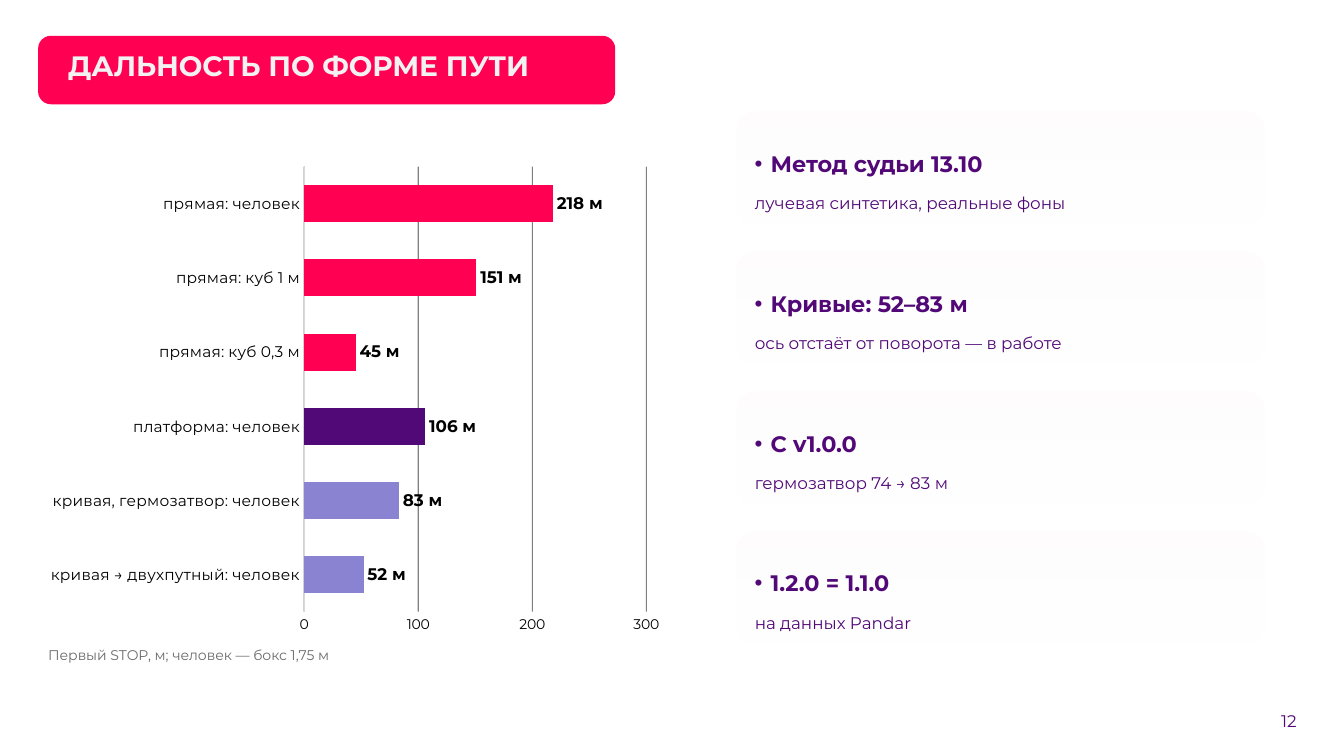
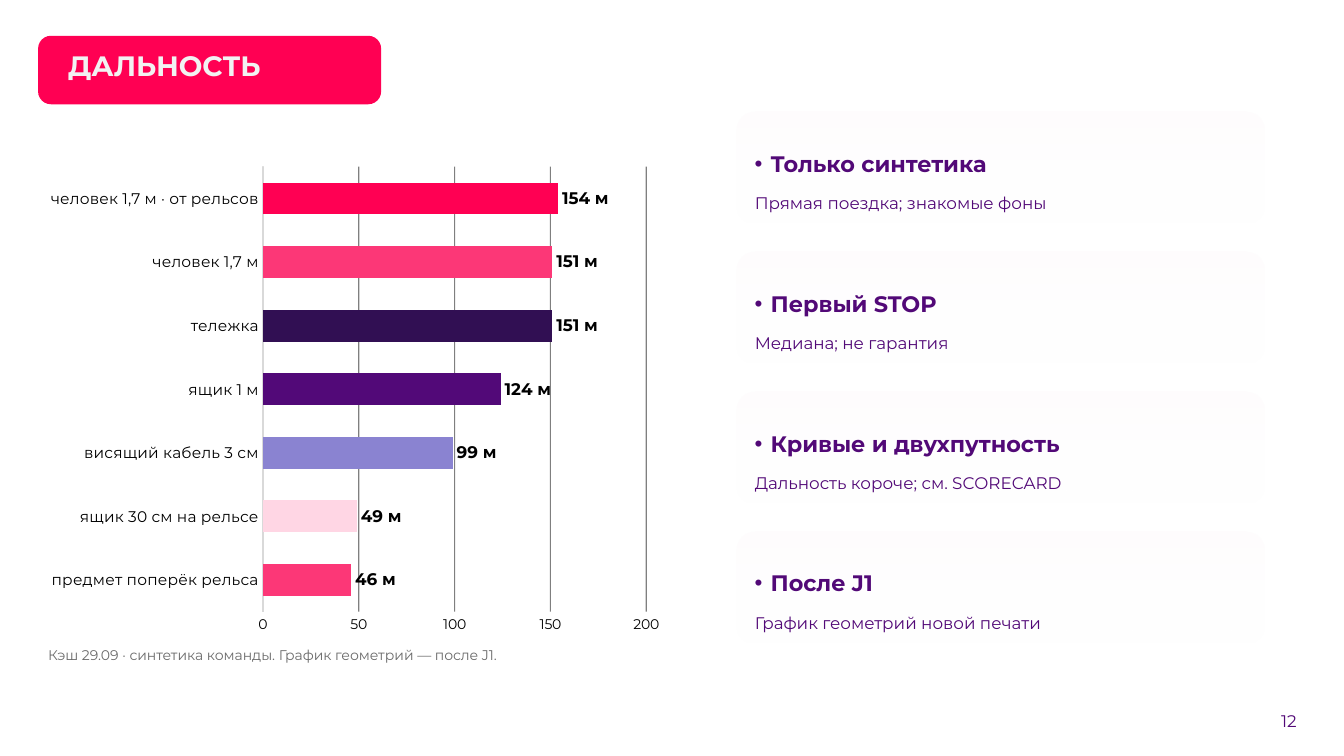
Before and after one commit to pmixay/ReSense, a slide deck: slide 12 of docs/presentation/ReSense_LCT2026.pptx. Drawn at 1344x756 pixels with LibreOffice and Linux fonts; fonts in the diff are those of the drawing; background and template pictures are left out. Boxes give left, top, right and bottom in pixels: in the first picture for what was removed or moved away, otherwise in the second. Text is boxed around its words. In the diff, an @@ line names an element or a change of style, - is before the commit and + after.

```diff
--- a/docs/presentation/ReSense_LCT2026.pptx
+++ b/docs/presentation/ReSense_LCT2026.pptx
@@ rounded rectangle: place and size @@
-rounded rectangle at (38, 35, 616, 104)
+rounded rectangle at (38, 35, 381, 104)
@@ title at (68, 56, 260, 80): text changed @@
-ДАЛЬНОСТЬ ПО ФОРМЕ ПУТИ
+ДАЛЬНОСТЬ
@@ bar chart at (38, 157, 673, 642) @@
-categories: кривая → двухпутный: человек, кривая, гермозатвор: человек, платформа: человек, прямая: куб 0,3 м, прямая: куб 1 м, прямая: человек
+categories: предмет поперёк рельса, ящик 30 см на рельсе, висящий кабель 3 см, ящик 1 м, тележка, человек 1,7 м, человек 1,7 м · от рельсов
-Series 1: 52, 83, 106, 45, 151, 218
+Series 1: 46, 49, 99, 124, 151, 151, 154
@@ value axis changed @@
@@ text at (771, 156, 986, 173): text changed @@
-• Метод судьи 13.10
+• Только синтетика
@@ text at (755, 196, 1046, 213): text changed @@
-лучевая синтетика, реальные фоны
+Прямая поездка; знакомые фоны
@@ text at (771, 295, 937, 317): text changed @@
-• Кривые: 52–83 м
+• Первый STOP
@@ text at (755, 337, 948, 353): text changed @@
-ось отстаёт от поворота — в работе
+Медиана; не гарантия
@@ text at (771, 436, 1060, 457): text changed @@
-• С v1.0.0
+• Кривые и двухпутность
@@ text at (755, 477, 1061, 493): text changed @@
-гермозатвор 74 → 83 м
+Дальность короче; см. SCORECARD
@@ text at (771, 575, 873, 592): text changed @@
-• 1.2.0 = 1.1.0
+• После J1
@@ text at (755, 616, 1041, 633): text changed @@
-на данных Pandar
+График геометрий новой печати
@@ text at (48, 649, 497, 663): text changed @@
-Первый STOP, м; человек — бокс 1,75 м
+Кэш 29.09 · синтетика команды. График геометрий — после J1.
```
Also in this commit, not shown: 9 other slides changed, 31 other files.
